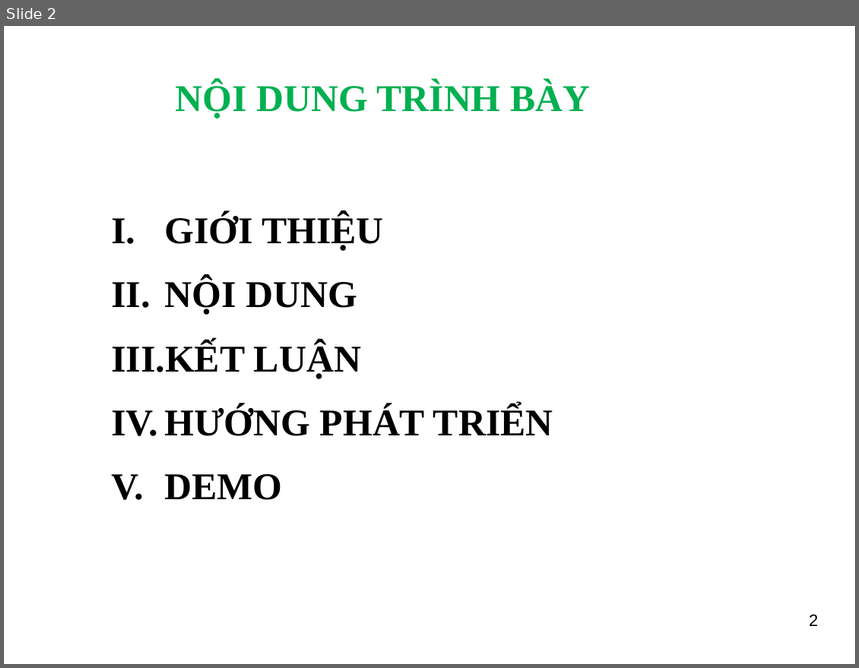
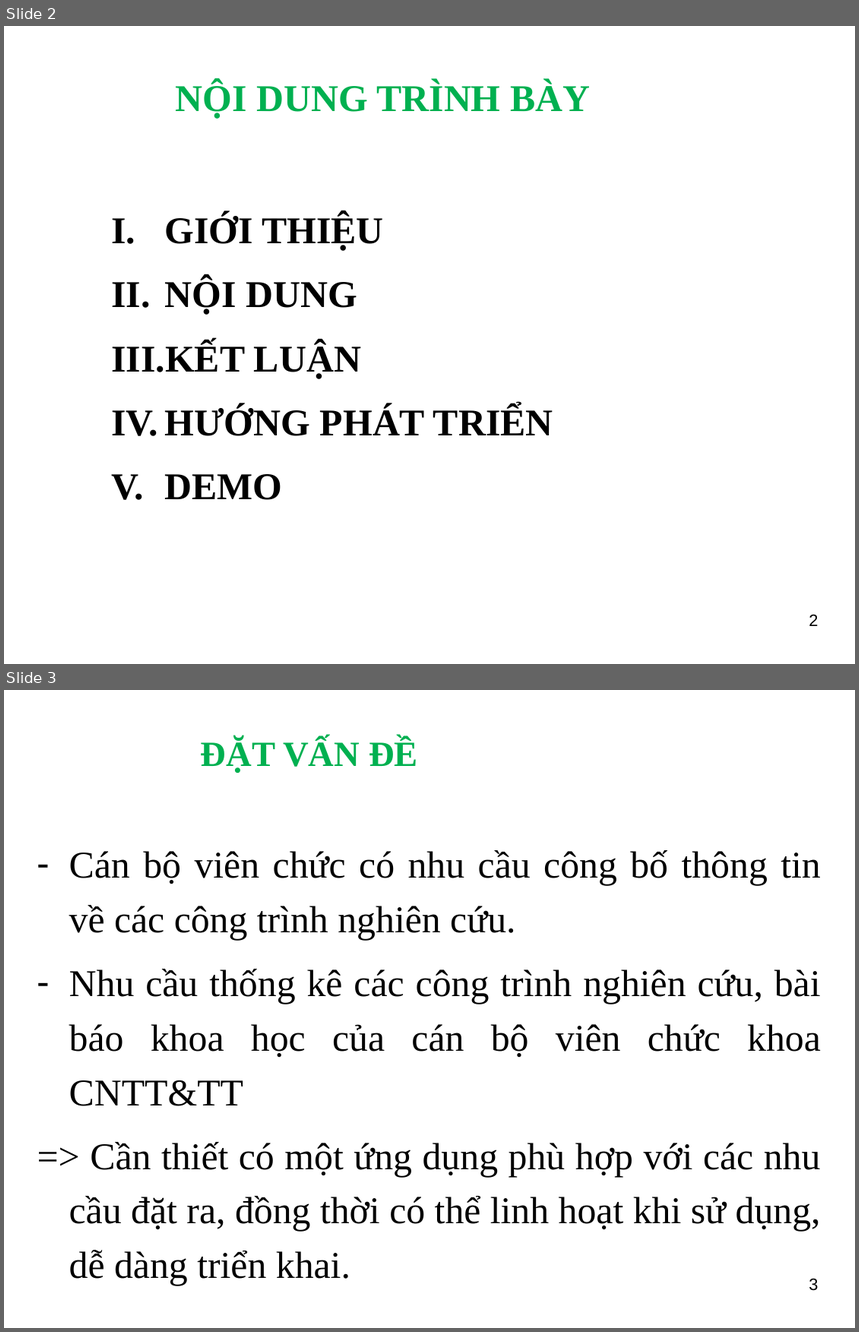
Before and after one commit to ngthuc/graduation-thesis, a slide deck: DOCUMENTS/documentations/Slide_HethongQuanlyProfileVienchucKhoaCNTT-TT_LeNguyenThucB1400731.ppt. Shown one above the other, each under a label of ours: slide 2 before the commit, slides 2 and 3 after it. The pictures are 859x668 and 859x1332 pixels, drawn with LibreOffice and Linux fonts; fonts in the diff are those of the drawing; background and template pictures are left out. Boxes give left, top, right and bottom in pixels: in the first picture for what was removed or moved away, otherwise in the second. Text is boxed around its words. In the diff, an @@ line names an element or a change of style, - is before the commit and + after.

```diff
--- a/DOCUMENTS/documentations/Slide_HethongQuanlyProfileVienchucKhoaCNTT-TT_LeNguyenThucB1400731.ppt
+++ b/DOCUMENTS/documentations/Slide_HethongQuanlyProfileVienchucKhoaCNTT-TT_LeNguyenThucB1400731.ppt
@@ slide 3 added at bbox=[4, 690, 855, 1328], background picture (left out) @@
@@ title added at bbox=[201, 739, 418, 773], 30 pt, text #00B050, bold @@
+ĐẶT VẤN ĐỀ
@@ text added at bbox=[69, 850, 821, 1286], 32 pt, text #000000 @@
+– Cán bộ viên chức có nhu cầu công bố thông tin về các công trình nghiên cứu.
+– Nhu cầu thống kê các công trình nghiên cứu, bài báo khoa học của cán bộ viên chức khoa CNTT&TT
+=> Cần thiết có một ứng dụng phù hợp với các nhu cầu đặt ra, đồng thời có thể linh hoạt khi sử dụng, dễ dàng triển khai.
@@ page number added at bbox=[809, 1278, 818, 1291], 14 pt, text #000000 @@
+3
```
Also in this commit, not shown: 8 slides changed, 9 other slides added, 7 slides removed, 2 other files.
